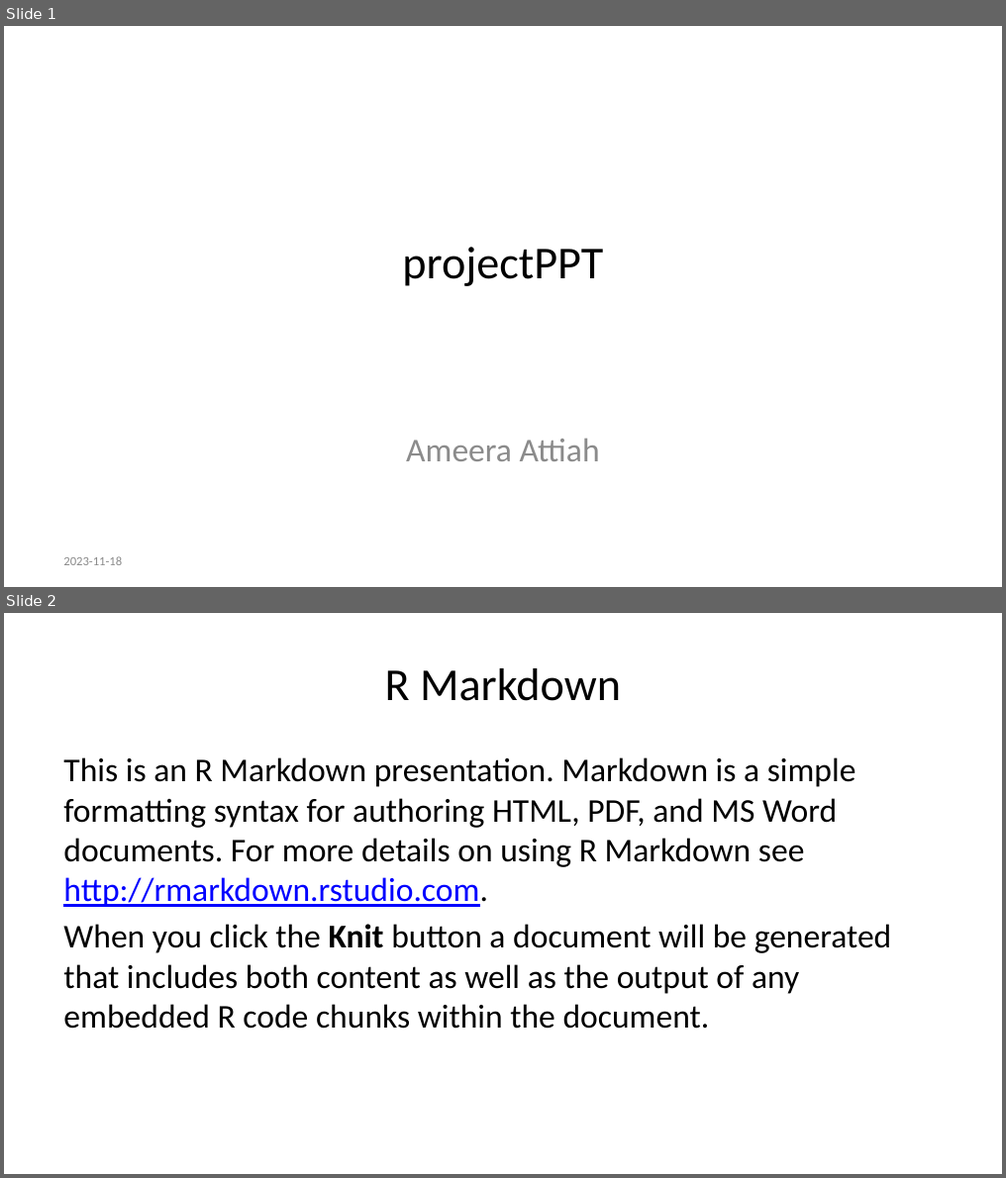
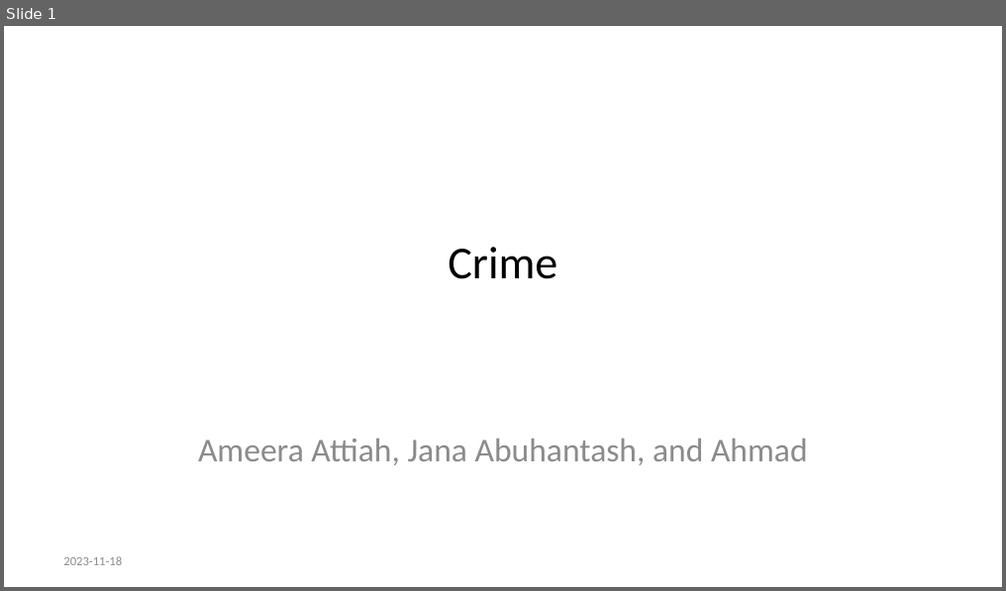
Before and after one commit to ameeraattiah/projectPPT, a slide deck: projectPPT.pptx. Shown one above the other, each under a label of ours: slides 1 and 2 before the commit, slide 1 after it. The pictures are 1006x1178 and 1006x591 pixels, drawn with LibreOffice and Linux fonts; fonts in the diff are those of the drawing. Boxes give left, top, right and bottom in pixels: in the first picture for what was removed or moved away, otherwise in the second. Text is boxed around its words. In the diff, an @@ line names an element or a change of style, - is before the commit and + after.

```diff
--- a/projectPPT.pptx
+++ b/projectPPT.pptx
@@ slide 2 removed at <box>4,613,1002,1174</box>, background #FFFFFF @@
@@ title removed at <box>385,668,621,701</box> @@
-R Markdown
@@ text removed at <box>63,758,892,1029</box> @@
-This is an R Markdown presentation. Markdown is a simple formatting syntax for authoring HTML, PDF, and MS Word documents. For more details on using R Markdown see http://rmarkdown.rstudio.com.
-When you click the Knit button a document will be generated that includes both content as well as the output of any embedded R code chunks within the document.
@@ slide 1 changed as well @@
@@ title at <box>448,247,557,279</box>: text changed @@
-projectPPT
+Crime
@@ subtitle at <box>198,438,808,466</box>: text changed @@
-Ameera Attiah
+Ameera Attiah, Jana Abuhantash, and Ahmad
```
Also in this commit, not shown: 1 other slide changed, 4 slides added, 2 other slides removed, 2 other files.
